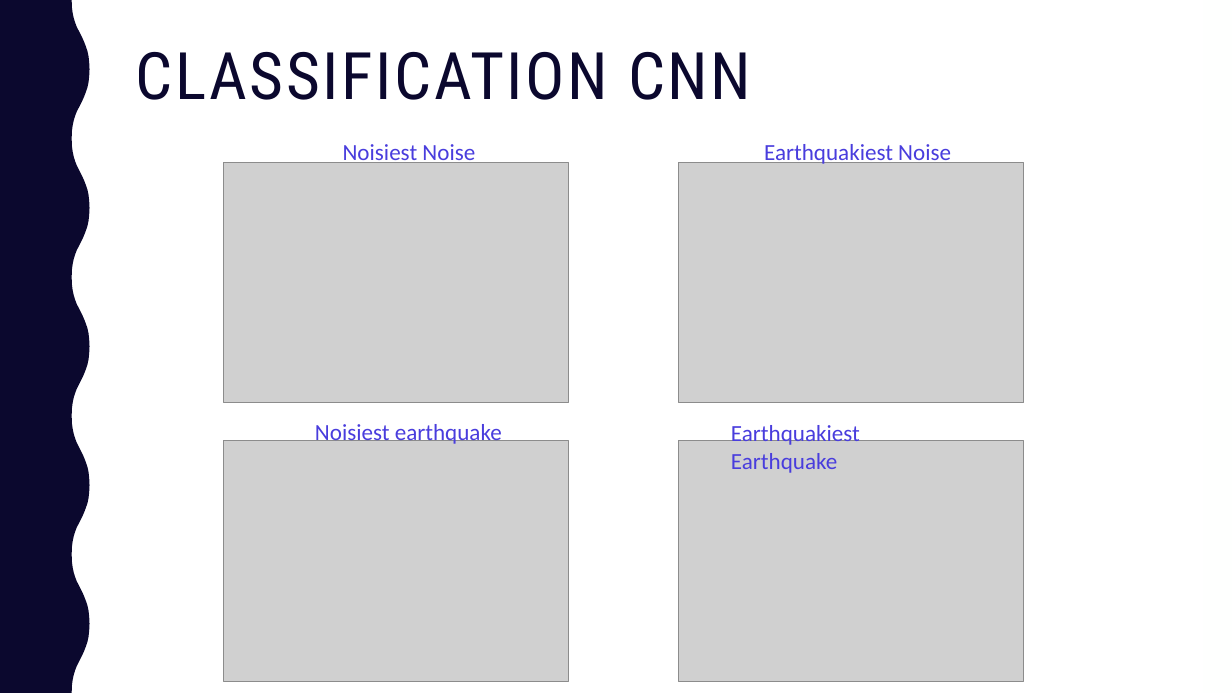
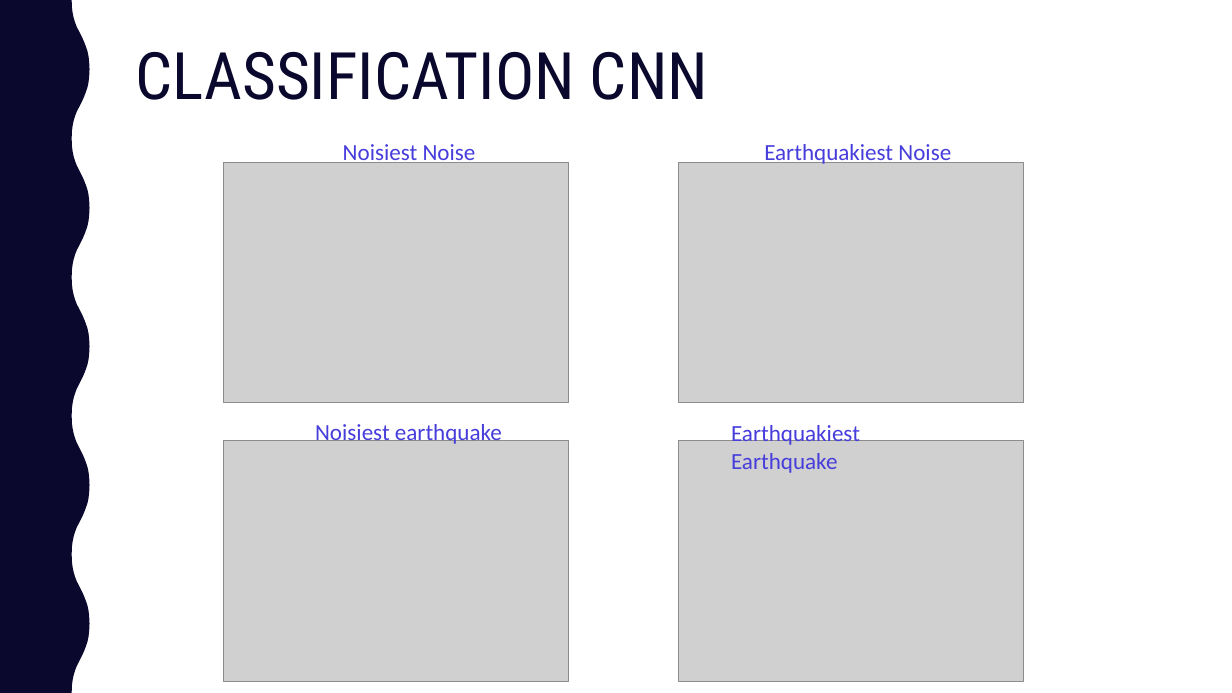
Before and after one commit to kaelynn-rose/EarthquakeClassification, a slide deck: slide 7 of presentation/earthquakes_with_cnns.pptx. Drawn at 1232x693 pixels with LibreOffice and Linux fonts; fonts in the diff are those of the drawing; grey boxes stand for pictures. Boxes give left, top, right and bottom in pixels: in the first picture for what was removed or moved away, otherwise in the second. Text is boxed around its words. In the diff, an @@ line names an element or a change of style, - is before the commit and + after.

```diff
--- a/presentation/earthquakes_with_cnns.pptx
+++ b/presentation/earthquakes_with_cnns.pptx
@@ title "CLASSIFICATION CNN" at <box>136,52,708,100</box>: letter spacing 2 to 0 pt @@
@@ text "Noisiest earthquake" at <box>315,424,502,446</box>: text colour #493DDD to #463DDB @@
```
Also in this commit, not shown: 13 other slides changed, 3 slides added, 3 other files.
